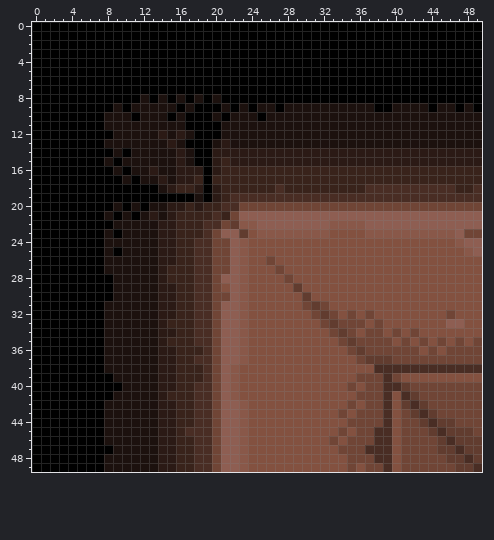
Edited in one commit: pixel-art sprite (app/src/main/res/drawable/habitacion_esquina_izq_arriba.png). The first picture shows the starting point.
The file is 50x50 pixels.
After:
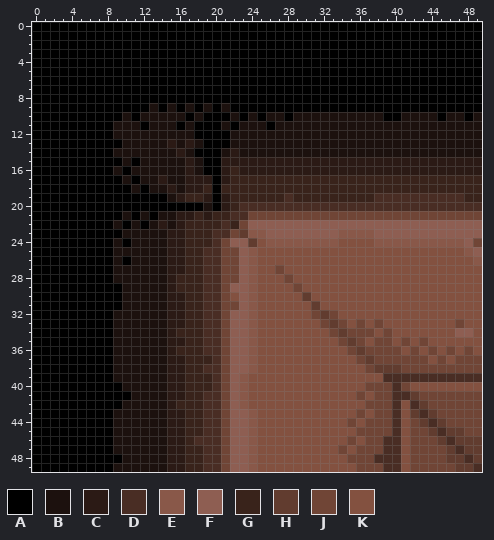
Palette (. is transparent): A #000000  B #1c110e  C #2b1a15  D #492d24  E #895849  F #8e5e52  G #39231b  H #613c2f  J #704536  K #835140
Difference:
@@ x 0..49 @@
  7 AAAAAAAAAAAAAAAAAAAAAAAAAAAAAAAAAAAAAAAAAAAAAAAAAA
- 8 AAAAAAAAAAAABABABABABAAAAAAAAAAAAAAAAAAAAAAAAAAAAA
- 9 AAAAAAAAABABBBBBABAAABABABBABBBBBBBBBBAABBBBABBABA
-10 AAAAAAAABBBABBBABAAABABBBABBBBBBBBBBBBBBBBBBBBBBBB
-11 AAAAAAAABBBBBBBBBAAAABBBBBBBBBBBBBBBBBBBBBBBBBBBBB
-12 AAAAAAAAABBBBBCBCBAAABBBBBBBBBBBBBBBBBBBBBBBBBBBBB
-13 AAAAAAAABBBBBBBCBAAABCBBBBBBBBBBBBBBBBBBBBBBBBBBBB
-14 AAAAAAAAABABBBBBCBAACCCCCCCCCCCCCCCCCCCCCCCCCCCCCC
-15 AAAAAAAABABBBBBBCBAACGCCCCCCCCCCCCCCCCCCCCCCCCCCCC
-16 AAAAAAAAABABBCBBCCCACGGGGGGGGGGGGGGGGGGGGGGGGGGGGG
-17 AAAAAAAAAABABBCBCCGAGGGGGGGGGGGGGGGGGGGGGGGGGGGGGG
-18 AAAAAAAAAAAAAABCGGCACGGGGGGDGGGGGGGGGDDDDDDDDDDGGD
-19 AAAAAAAAAAAAAAAAAABACGDDDDDDDDDDDDDDDDDDDDDDDDDDDD
-20 AAAAAAAAABABABBCCGCGGDDJJJJJJJJJJJJJJJJJJJJJJJJJJJ
-21 AAAAAAAABABABCBCGGGGDGJFFFFFFFFFFFFFFFFFFFFFFFFFFF
-22 AAAAAAAAABBBBBCCGGGDDJHEEFFFFFFFFEEEEFFFFFFFFFFFFF
-23 AAAAAAAABABBBBCCGGGDJFFHKEEEEEEEEKKKKEEEEEEEEEEFJJ
-24 AAAAAAAABBBBBBCCGGDDJJFEKKKKKKKKKKKKKKKKKKKKKKKEFF
-25 AAAAAAAABABBBBCCGGDDJJFEKKKKKKKKKKKKKKKKKKKKKKKKEF
-26 AAAAAAAABBBBBBCCGGDDJJFEKKJKKKKKKKKKKKKKKKKKKKKKKK
-27 AAAAAAAABBBBBBCGGGDDJJFEKKKJKKKKKKKKKKKKKKKKKKKKKK
-28 AAAAAAAAABBBBBCGGGDDJFFEKKKKJKKKKKKKKKKKKKKKKKKKKK
-29 AAAAAAAAABBBBBCCGGDDJKFEKKKKKHKKKKKKKKKKKKKKKKKKKK
-30 AAAAAAAAABBBBBCCGGDDJJFEKKKKKKHKKKKKKKKKKKKKKKKKKK
-31 AAAAAAAABBBBBBCCGGDDJFFEKKKKKKJHJKKKKKKKKKKKKKKKKK
-32 AAAAAAAABBBBBBCCGGDDJFFEKKKKKKKJHJKJKJKKKKKKKKJKKK
-33 AAAAAAAABBBBBBCGGGDDJFFEKKKKKKKKJHJJJKJKKKKKKKFFKK
-34 AAAAAAAABBBBBBCCGGDDJFFEKKKKKKKKKJHJKJJKJKJKKKKKKK
-35 AAAAAAAABBBBBBCGGGDDJFFEKKKKKKKKKKJHJJJJKJKJKJKJKJ
-36 AAAAAAAABBBBBBCCGGGDJFFEKKKKKKKKKKKJHJJJJJJKJKJJJJ
-37 AAAAAAAABBBBBBCCGGDDJFFEKKKKKKKKKKKKJHHHJJJJJJJJJJ
-38 AAAAAAAABBBBBBCCGGGDJFEKKKKKKKKKKKKKKKDDDDDDDDDDDD
-39 AAAAAAAAABBBBBCCGGGDJFEKKKKKKKKKKKKKJJJDJKKKKKKKKK
-40 AAAAAAAAAABBBBCCGGDDJFEKKKKKKKKKKKKJKJJDDHJJJJJJJJ
-41 AAAAAAAAABBBBBCGGGDDJFEKKKKKKKKKKKKKJJJDKDHJJJJJJJ
-42 AAAAAAAABBBBBBCCGGDDJFFEKKKKKKKKKKKJKJJDKHDHJJJJJJ
-43 AAAAAAAABBBBBBCCGGDDJFFEKKKKKKKKKKJKJJJDKJHDHJJJJJ
-44 AAAAAAAABBBBBBCCGGDDJFFEKKKKKKKKKKKJJJJDKJJHDHHJJJ
-45 AAAAAAAABBBBBBCCGDDDJFFEKKKKKKKKKKJKJJDDKJJJHDHHHJ
-46 AAAAAAAABBBBBBCCGGDDJFFEKKKKKKKKKJKJJJDDKJJJJHDHHH
-47 AAAAAAAAABBBBBCCGGDDJFFEKKKKKKKKKKJJJDDDKJJJJHHDHH
-48 AAAAAAAABBBBBBCCGGDDJFFEKKKKKKKKKKKJJJDDKJJJJJHHDH
-49 AAAAAAAABBBBBBCCGGDDJFFEKKKKKKKKKKKJKJJDKJJJJJJHHD
+ 8 AAAAAAAAAAAAAAAAAAAAAAAAAAAAAAAAAAAAAAAAAAAAAAAAAA
+ 9 AAAAAAAAAAAAABABABABABAAAAAAAAAAAAAAAAAAAAAAAAAAAA
+10 AAAAAAAAAABABBBBBABAAABABABBABBBBBBBBBBAABBBBABBAB
+11 AAAAAAAAABBBABBBABAAABABBBABBBBBBBBBBBBBBBBBBBBBBB
+12 AAAAAAAAABBBBBBBBBAAAABBBBBBBBBBBBBBBBBBBBBBBBBBBB
+13 AAAAAAAAAABBBBBCBCBAAABBBBBBBBBBBBBBBBBBBBBBBBBBBB
+14 AAAAAAAAABBBBBBBCBAAABCBBBBBBBBBBBBBBBBBBBBBBBBBBB
+15 AAAAAAAAAABABBBBBCBAACCCCCCCCCCCCCCCCCCCCCCCCCCCCC
+16 AAAAAAAAABABBBBBBCBAACGCCCCCCCCCCCCCCCCCCCCCCCCCCC
+17 AAAAAAAAAABABBCBBCCCACGGGGGGGGGGGGGGGGGGGGGGGGGGGG
+18 AAAAAAAAAAABABBCBCCGAGGGGGGGGGGGGGGGGGGGGGGGGGGGGG
+19 AAAAAAAAAAAAAAABCGGCACGGGGGGDGGGGGGGGGDDDDDDDDDDGG
+20 AAAAAAAAAAAAAAAAAAABACGDDDDDDDDDDDDDDDDDDDDDDDDDDD
+21 AAAAAAAAAABABABBCCGCGGDDJJJJJJJJJJJJJJJJJJJJJJJJJJ
+22 AAAAAAAAABABABCBCGGGGDGJFFFFFFFFFFFFFFFFFFFFFFFFFF
+23 AAAAAAAAAABBBBBCCGGGDDJHEEFFFFFFFFEEEEFFFFFFFFFFFF
+24 AAAAAAAAABABBBBCCGGGDJFFHKEEEEEEEEKKKKEEEEEEEEEEFJ
+25 AAAAAAAAABBBBBBCCGGDDJJFEKKKKKKKKKKKKKKKKKKKKKKKEF
+26 AAAAAAAAABABBBBCCGGDDJJFEKKKKKKKKKKKKKKKKKKKKKKKKE
+27 AAAAAAAAABBBBBBCCGGDDJJFEKKJKKKKKKKKKKKKKKKKKKKKKK
+28 AAAAAAAAABBBBBBCGGGDDJJFEKKKJKKKKKKKKKKKKKKKKKKKKK
+29 AAAAAAAAAABBBBBCGGGDDJFFEKKKKJKKKKKKKKKKKKKKKKKKKK
+30 AAAAAAAAAABBBBBCCGGDDJKFEKKKKKHKKKKKKKKKKKKKKKKKKK
+31 AAAAAAAAAABBBBBCCGGDDJJFEKKKKKKHKKKKKKKKKKKKKKKKKK
+32 AAAAAAAAABBBBBBCCGGDDJFFEKKKKKKJHJKKKKKKKKKKKKKKKK
+33 AAAAAAAAABBBBBBCCGGDDJFFEKKKKKKKJHJKJKJKKKKKKKKJKK
+34 AAAAAAAAABBBBBBCGGGDDJFFEKKKKKKKKJHJJJKJKKKKKKKFFK
+35 AAAAAAAAABBBBBBCCGGDDJFFEKKKKKKKKKJHJKJJKJKJKKKKKK
+36 AAAAAAAAABBBBBBCGGGDDJFFEKKKKKKKKKKJHJJJJKJKJKJKJK
+37 AAAAAAAAABBBBBBCCGGGDJFFEKKKKKKKKKKKJHJJJJJJKJKJJJ
+38 AAAAAAAAABBBBBBCCGGDDJFFEKKKKKKKKKKKKJHHHJJJJJJJJJ
+39 AAAAAAAAABBBBBBCCGGGDJFEKKKKKKKKKKKKKKKDDDDDDDDDDD
+40 AAAAAAAAAABBBBBCCGGGDJFEKKKKKKKKKKKKKJJJDJKKKKKKKK
+41 AAAAAAAAAAABBBBCCGGDDJFEKKKKKKKKKKKKJKJJDDHJJJJJJJ
+42 AAAAAAAAAABBBBBCGGGDDJFEKKKKKKKKKKKKKJJJDKDHJJJJJJ
+43 AAAAAAAAABBBBBBCCGGDDJFFEKKKKKKKKKKKJKJJDKHDHJJJJJ
+44 AAAAAAAAABBBBBBCCGGDDJFFEKKKKKKKKKKJKJJJDKJHDHJJJJ
+45 AAAAAAAAABBBBBBCCGGDDJFFEKKKKKKKKKKKJJJJDKJJHDHHJJ
+46 AAAAAAAAABBBBBBCCGDDDJFFEKKKKKKKKKKJKJJDDKJJJHDHHH
+47 AAAAAAAAABBBBBBCCGGDDJFFEKKKKKKKKKJKJJJDDKJJJJHDHH
+48 AAAAAAAAAABBBBBCCGGDDJFFEKKKKKKKKKKJJJDDDKJJJJHHDH
+49 AAAAAAAAABBBBBBCCGGDDJFFEKKKKKKKKKKKJJJDDKJJJJJHHD
Changed places in both pictures, as pixel boxes (x1, y1, x2, y2):
changed: (104, 94, 482, 472)
